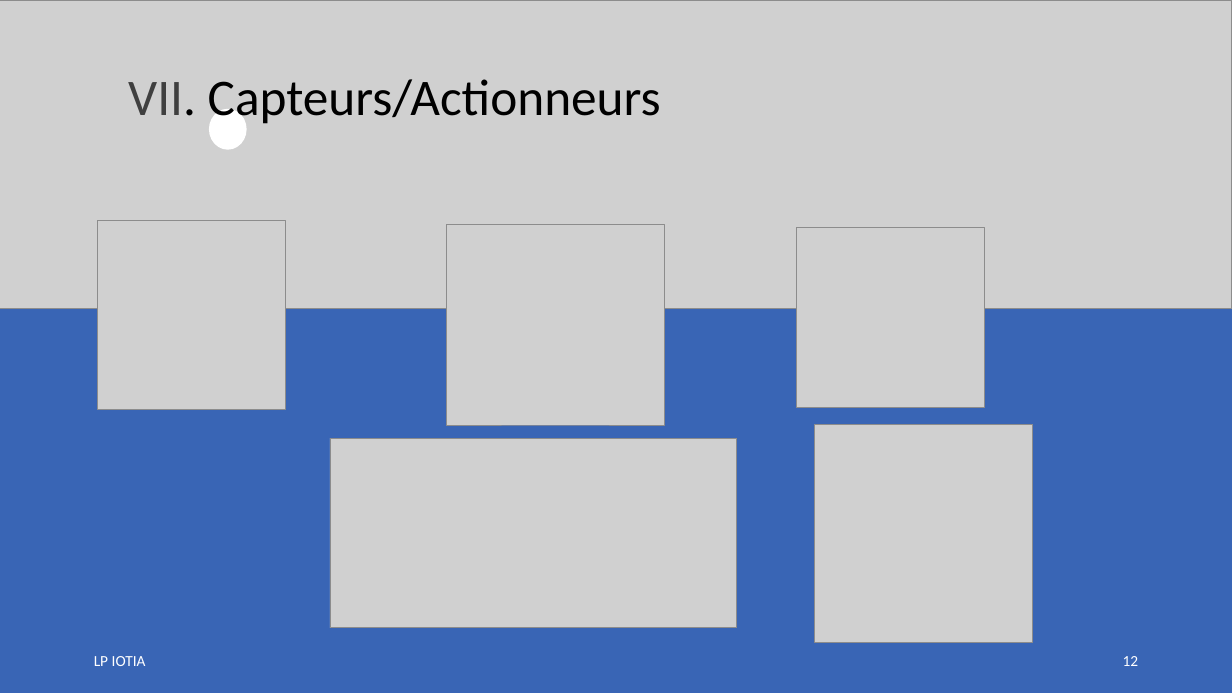
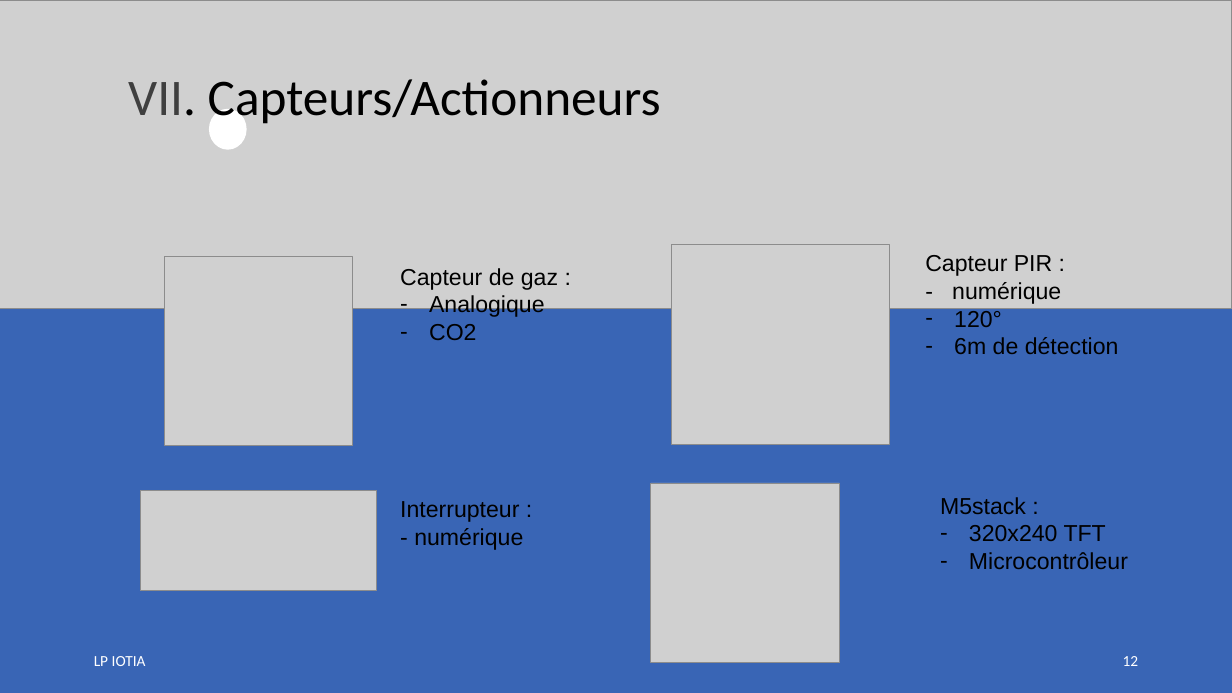
Before and after one commit to LENSAlex/ProjetIotia, a slide deck: slide 12 of Diapo_commun/PresentationCommune.pptx. Drawn at 1232x693 pixels with LibreOffice and Linux fonts; fonts in the diff are those of the drawing; grey boxes stand for pictures. Boxes give left, top, right and bottom in pixels: in the first picture for what was removed or moved away, otherwise in the second. Text is boxed around its words. In the diff, an @@ line names an element or a change of style, - is before the commit and + after.

```diff
--- a/Diapo_commun/PresentationCommune.pptx
+++ b/Diapo_commun/PresentationCommune.pptx
@@ background #000000 to #FFFFFF @@
@@ picture: place and size @@
-picture at <box>97,221,286,409</box>
+picture at <box>165,256,353,445</box>
@@ text added at <box>400,268,558,340</box>, 18 pt, text #000000 @@
+Capteur de gaz :
+– Analogique
+– CO2
@@ picture: place and size @@
-picture at <box>446,225,665,425</box>
+picture at <box>671,244,889,445</box>
@@ text added at <box>925,255,1119,354</box>, 18 pt, text #000000 @@
+Capteur PIR :
+- numérique
+– 120°
+– 6m de détection
@@ picture removed at <box>815,424,1033,642</box> @@
@@ picture: place and size @@
-picture at <box>330,438,737,628</box>
+picture at <box>140,490,377,591</box>
@@ text added at <box>400,501,523,550</box>, 18 pt, text #000000 @@
+Interrupteur :
+- numérique
@@ picture: place and size @@
-picture at <box>797,227,985,408</box>
+picture at <box>651,483,839,664</box>
@@ text added at <box>940,497,1128,569</box>, 18 pt, text #000000 @@
+M5stack :
+– 320x240 TFT
+– Microcontrôleur
```
Also in this commit, not shown: 1 other slide changed.
